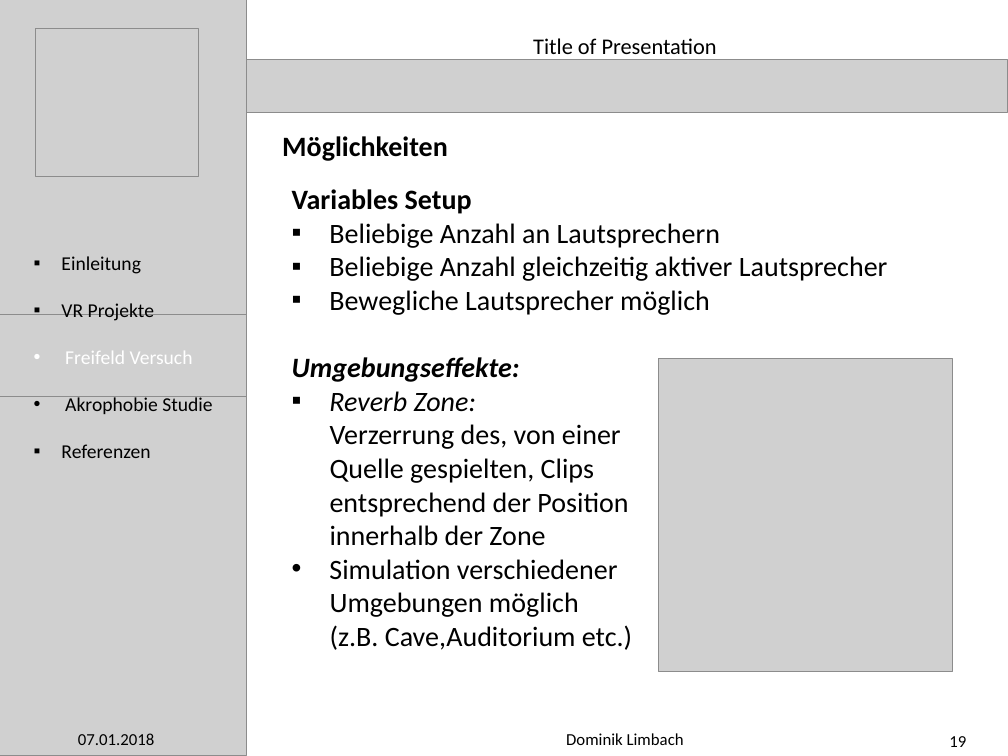
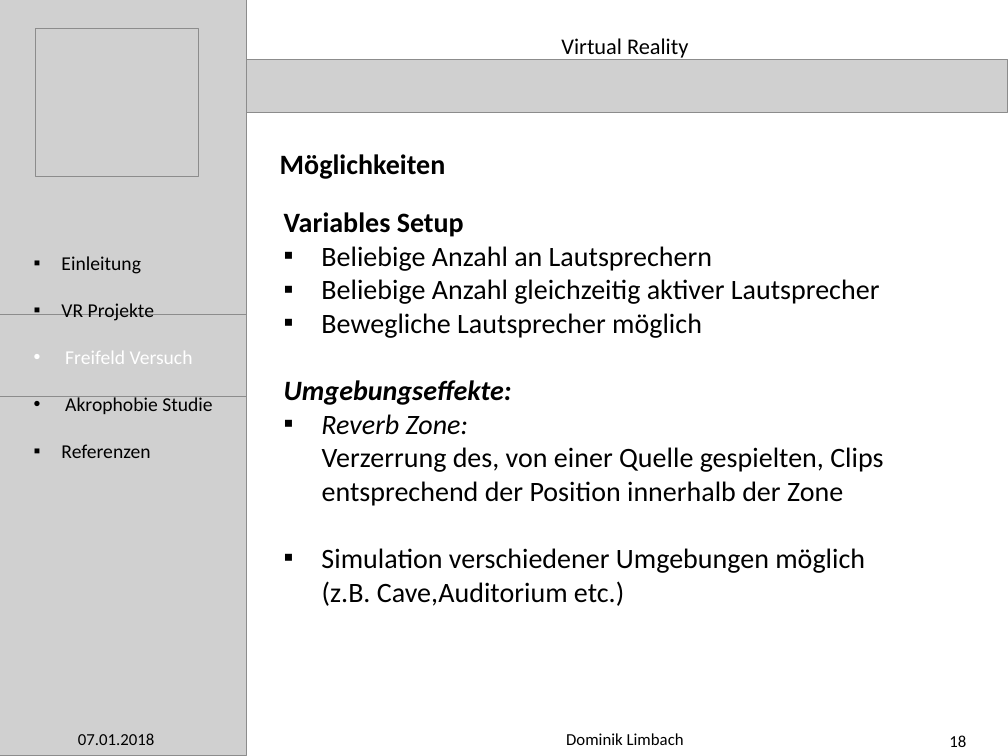
Before and after one commit to meistalampe/Work-, a slide deck: slide 18 of Präsentation Praxisphase/PowerPoint Presentation (Outline).pptx (slide 19 before the commit). Drawn at 1008x756 pixels with LibreOffice and Linux fonts; fonts in the diff are those of the drawing; grey boxes stand for pictures. Boxes give left, top, right and bottom in pixels: in the first picture for what was removed or moved away, otherwise in the second. Text is boxed around its words. In the diff, an @@ line names an element or a change of style, - is before the commit and + after.

```diff
--- a/Präsentation Praxisphase/PowerPoint Presentation (Outline).pptx
+++ b/Präsentation Praxisphase/PowerPoint Presentation (Outline).pptx
@@ text at [561,38,688,60]: text changed @@
-Title of Presentation
+Virtual Reality
@@ text "Möglichkeiten": place and size @@
-text "Möglichkeiten" at [282,136,448,161]
+text "Möglichkeiten" at [280,154,446,179]
@@ text "Variables Setup": place and size @@
-text "Variables Setup" at [292,189,888,650]
+text "Variables Setup" at [284,212,883,606]
@@ picture removed at [658,358,953,671] @@
@@ text at [321,447,883,573]: text changed @@
-Verzerrung des, von einer
-Quelle gespielten, Clips
-entsprechend der Position
-innerhalb der Zone
-• Simulation verschiedener
-Umgebungen möglich
+Verzerrung des, von einer Quelle gespielten, Clips
+entsprechend der Position innerhalb der Zone
+▪ Simulation verschiedener Umgebungen möglich
@@ page number at [949,735,966,747]: text changed @@
-19
+18
```
Also in this commit, not shown: 28 other slides changed, 1 slide added, 1 other file.
